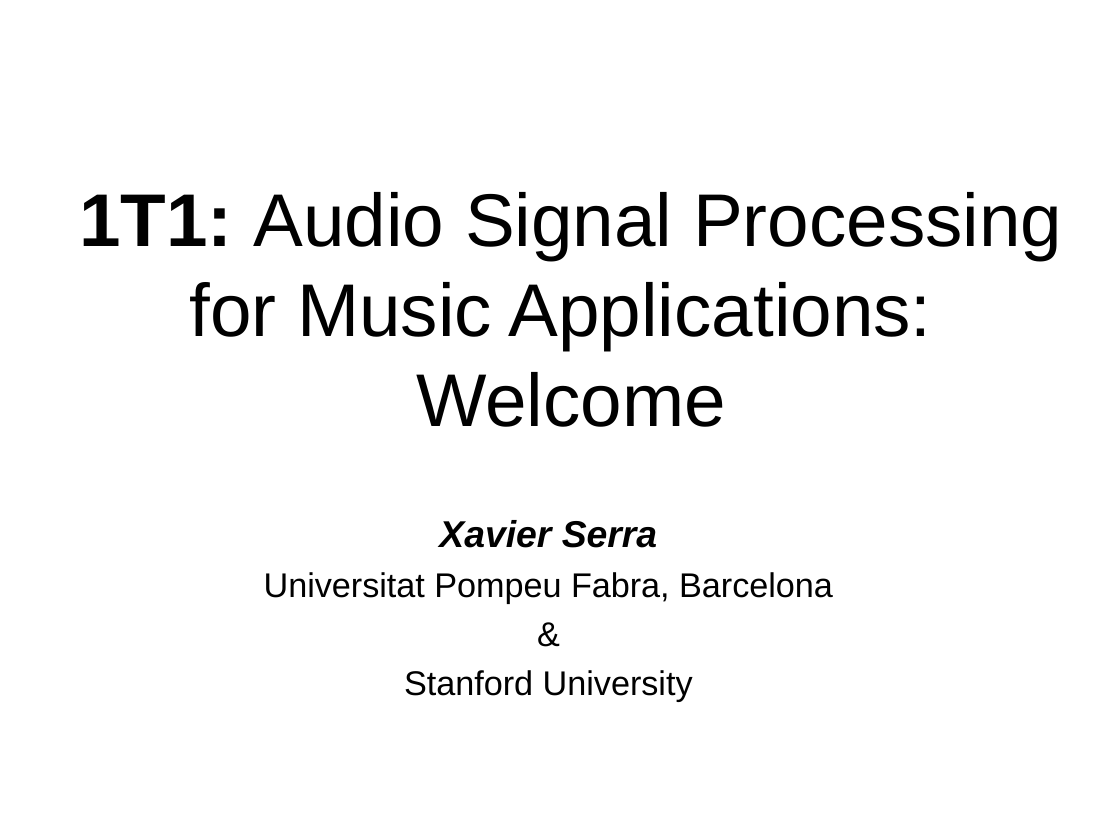
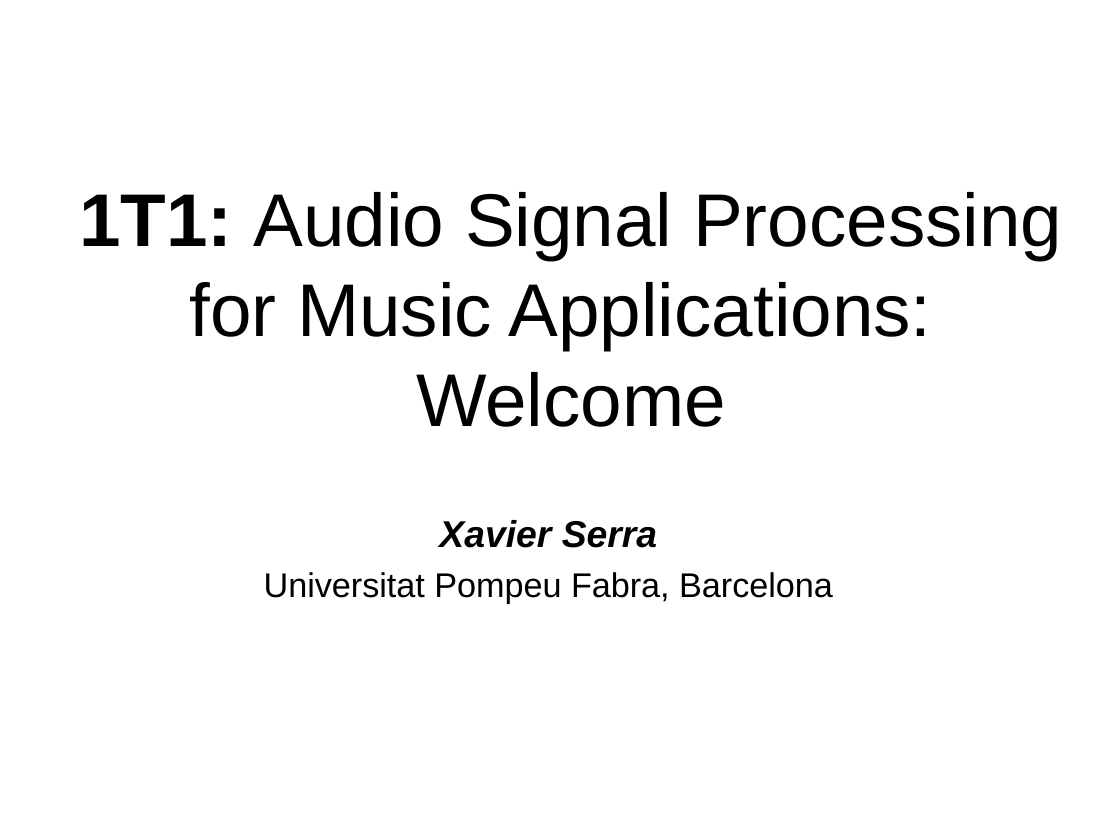
Before and after one commit to MTG/sms-tools, a slide deck: slide 1 of lectures/01-Introduction/1T1-Welcome.odp. Drawn at 1120x840 pixels with LibreOffice and Linux fonts; fonts in the diff are those of the drawing. Boxes give left, top, right and bottom in pixels: in the first picture for what was removed or moved away, otherwise in the second. Text is boxed around its words. In the diff, an @@ line names an element or a change of style, - is before the commit and + after.

Commit message:
small changes to slides
formatting changed and some text changes

```diff
--- a/lectures/01-Introduction/1T1-Welcome.odp
+++ b/lectures/01-Introduction/1T1-Welcome.odp
@@ text at (404, 670, 693, 701): paragraphs removed @@
-&
-Stanford University
```
Also in this commit, not shown: 3 other slides changed, 16 other files.
